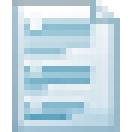
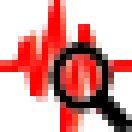
Comparing the layer stacks of the two 132 x 132 images. Changes:
added layer "Layer 6" above "Layer 5" over 48, 42, 132, 132
hid "Layer 5" over 12, 0, 120, 132
showed "Layer 3" over 0, 0, 132, 132
showed "Layer 2" over 0, 0, 132, 132
